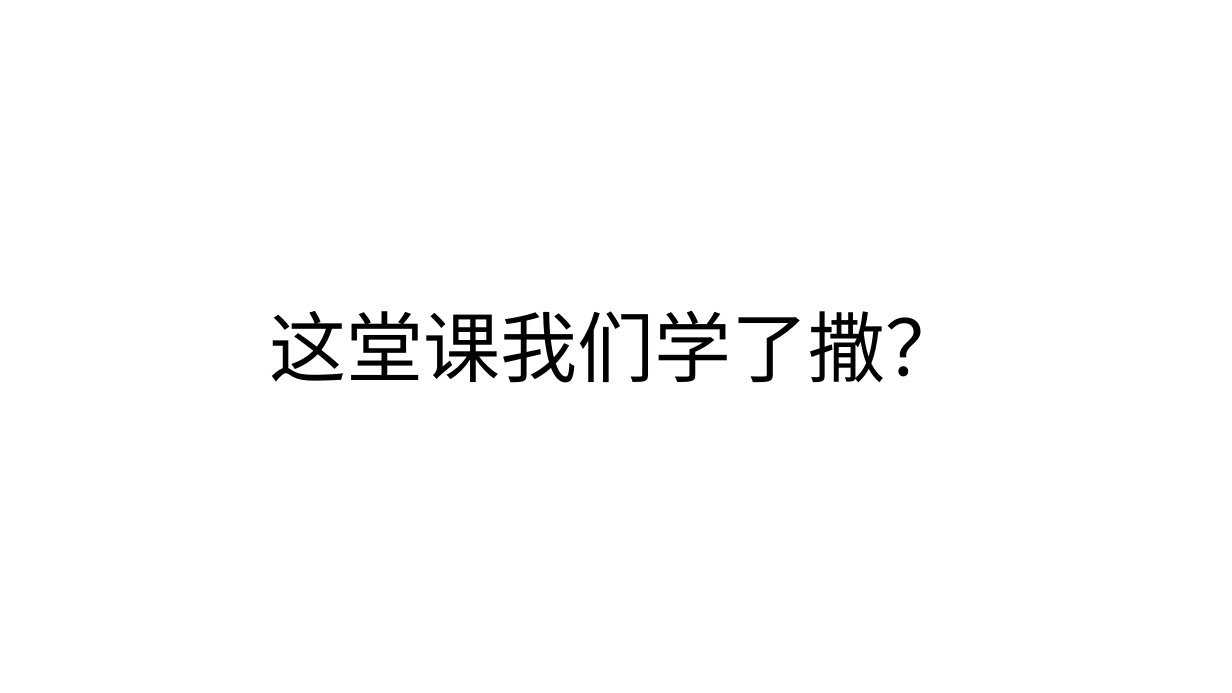
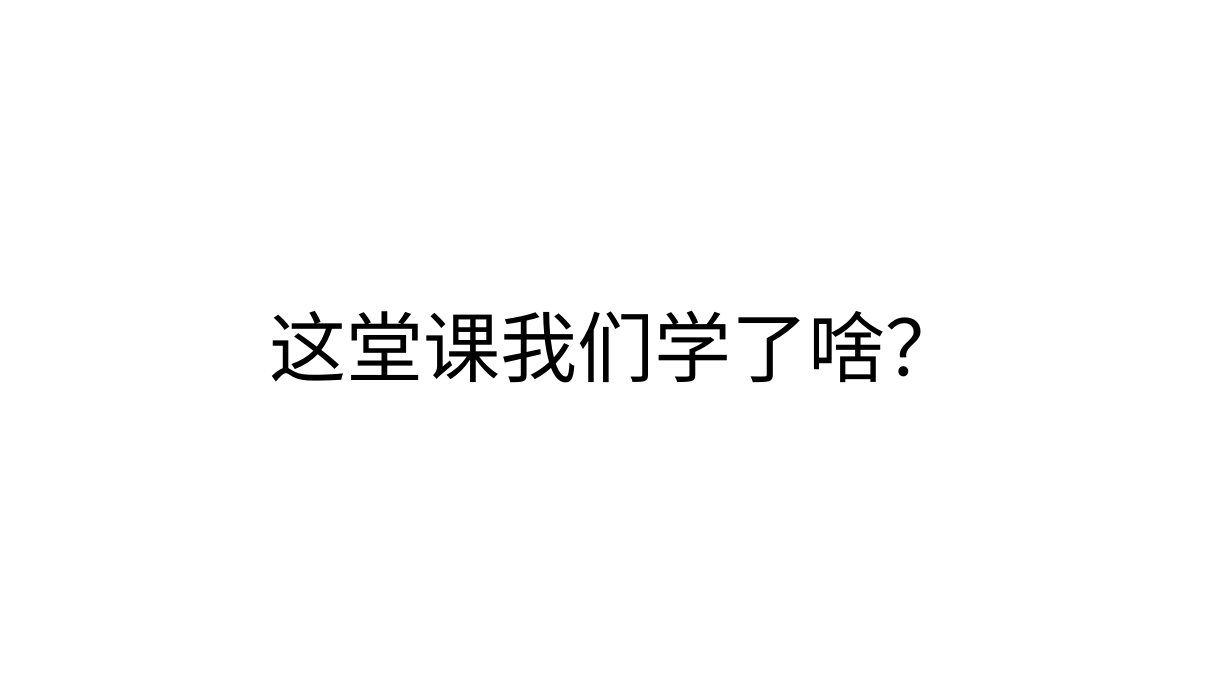
Before and after one commit to zjyesir/hmc_data_structure, a slide deck: slide 15 of ppt/5.数组和广义表.pptx (slide 8 before the commit). Drawn at 1232x693 pixels with LibreOffice and Linux fonts; fonts in the diff are those of the drawing; background and template pictures are left out. Boxes give left, top, right and bottom in pixels: in the first picture for what was removed or moved away, otherwise in the second. Text is boxed around its words. In the diff, an @@ line names an element or a change of style, - is before the commit and + after.

```diff
--- a/ppt/5.数组和广义表.pptx
+++ b/ppt/5.数组和广义表.pptx
@@ text at [269,310,962,383]: text changed @@
-这堂课我们学了撒？
+这堂课我们学了啥？
```
Also in this commit, not shown: 3 other slides changed, 11 slides added, 5 slides removed, 3 other files.
